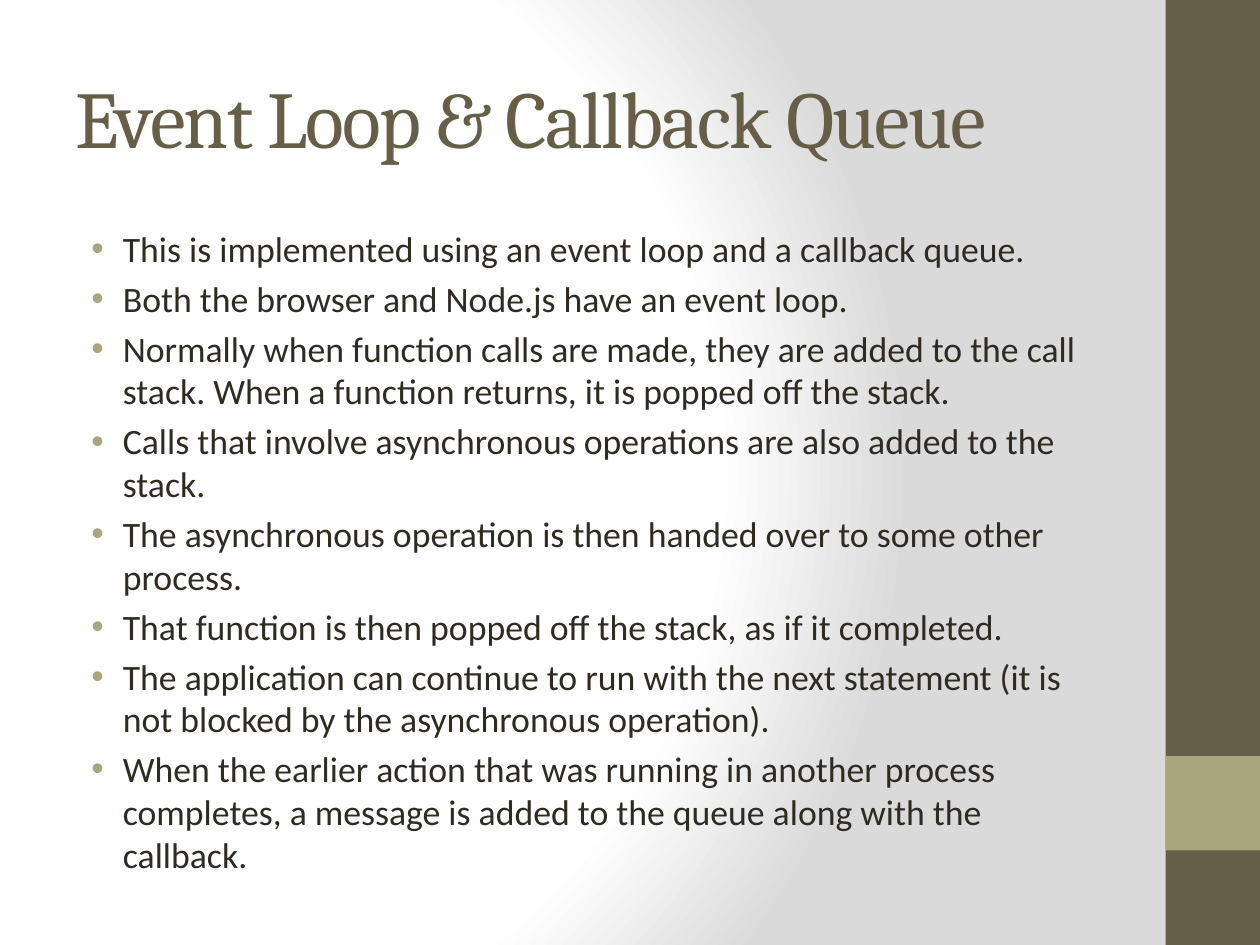
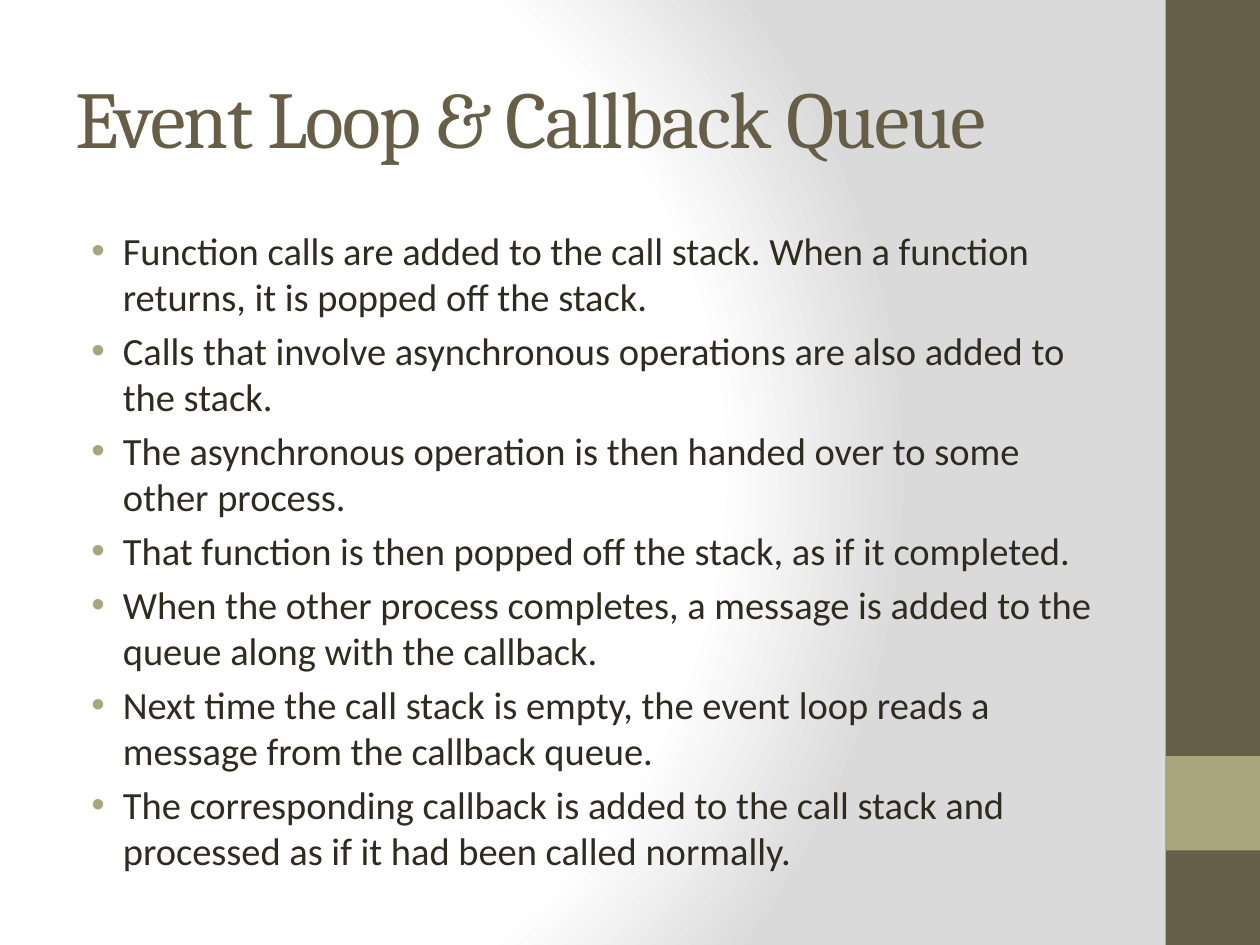
Before and after one commit to cheryly279/AsyncDiscussion, a slide deck: slide 6 of Async_Discussion_9_29_15.pptx (slide 9 before the commit). Drawn at 1260x945 pixels with LibreOffice and Linux fonts; fonts in the diff are those of the drawing. Boxes give left, top, right and bottom in pixels: in the first picture for what was removed or moved away, otherwise in the second. Text is boxed around its words. In the diff, an @@ line names an element or a change of style, - is before the commit and + after.

```diff
--- a/Async_Discussion_9_29_15.pptx
+++ b/Async_Discussion_9_29_15.pptx
@@ text at [123,238,1029,318]: text changed; size 20.4 to 22 pt @@
-• This is implemented using an event loop and a callback queue.
-• Both the browser and Node.js have an event loop.
-• Normally when function calls are made, they are added to the call stack. When a function returns, it is popped off the stack.
+• Function calls are added to the call stack. When a function returns, it is popped off the stack.
@@ text at [123,338,1070,572]: size 20.4 to 22 pt in "Calls that involve asynchronous operations are also ...", "The asynchronous operation is then handed over ...", "That function is then popped off the ..." @@
@@ text at [123,592,1091,872]: text changed; size 20.4 to 22 pt @@
-• The application can continue to run with the next statement (it is not blocked by the asynchronous operation).
-• When the earlier action that was running in another process completes, a message is added to the queue along with the callback.
+• When the other process completes, a message is added to the queue along with the callback.
+• Next time the call stack is empty, the event loop reads a message from the callback queue.
+• The corresponding callback is added to the call stack and processed as if it had been called normally.
```
Also in this commit, not shown: 28 other slides changed, 1 slide added, 3 slides removed.
